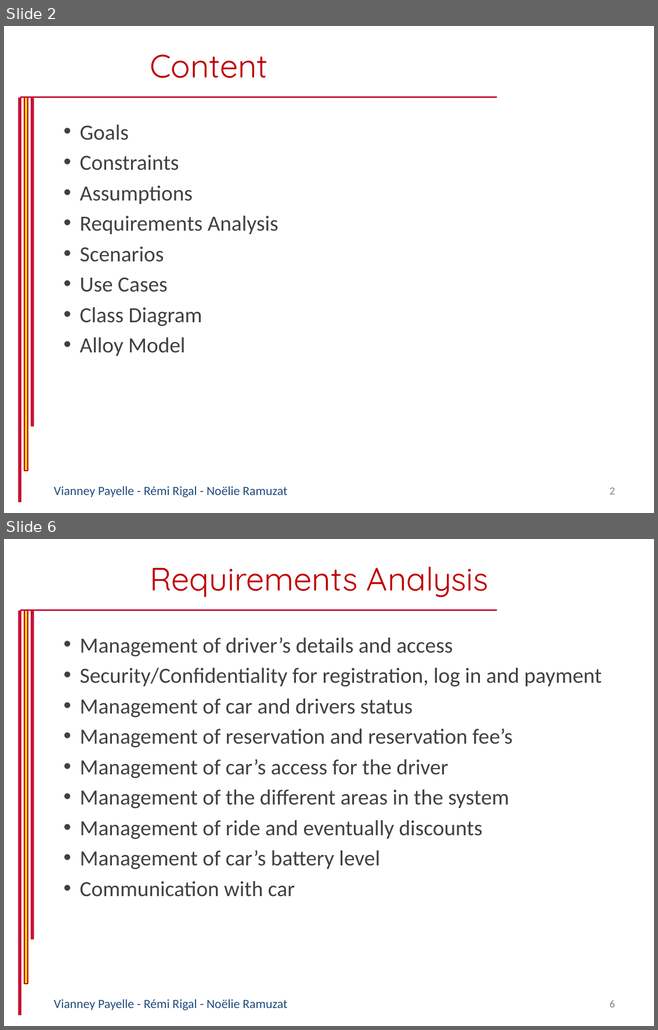
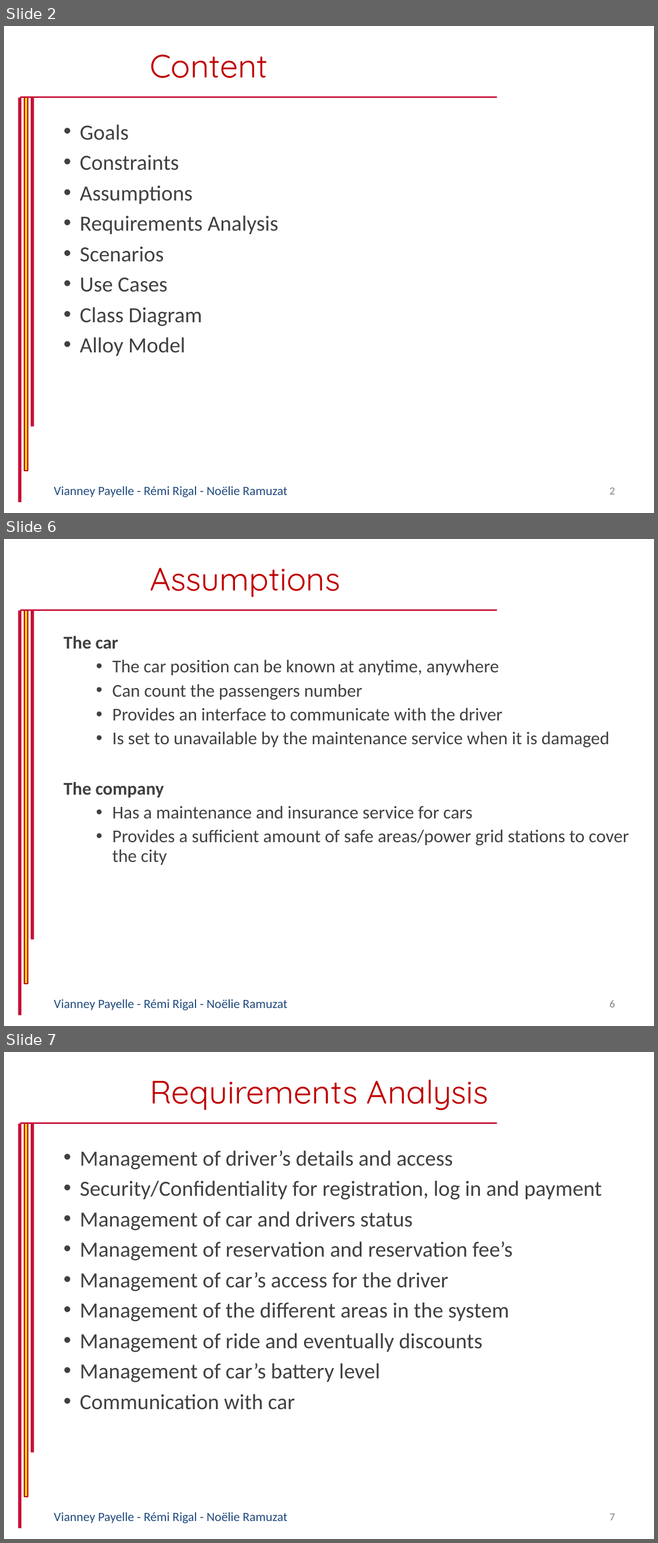
Before and after one commit to RemiRigal/Project-Software-Engineering-2, a slide deck: Presentations/Presentation PowerEnjoy - RASD.pptx. Shown one above the other, each under a label of ours: slides 2 and 6 before the commit, slides 2, 6 and 7 after it; the slides between them are not shown. The pictures are 658x1030 and 658x1543 pixels, drawn with LibreOffice and Linux fonts; fonts in the diff are those of the drawing; background and template pictures are left out. Boxes give left, top, right and bottom in pixels: in the first picture for what was removed or moved away, otherwise in the second. Text is boxed around its words. In the diff, an @@ line names an element or a change of style, - is before the commit and + after.

```diff
--- a/Presentations/Presentation PowerEnjoy - RASD.pptx
+++ b/Presentations/Presentation PowerEnjoy - RASD.pptx
@@ slide 6 added at [4, 539, 654, 1026], background #FFFFFF; not listed: 4 template elements that a slide beside it also shows @@
@@ text added at [150, 567, 340, 597], 36 pt, text #C00000 @@
+Assumptions
@@ subtitle added at [64, 636, 629, 865], 20 pt, text #404040 @@
+The car
+  • The car position can be known at anytime, anywhere
+  • Can count the passengers number
+  • Provides an interface to communicate with the driver
+  • Is set to unavailable by the maintenance service when it is damaged
+The company
+  • Has a maintenance and insurance service for cars
+  • Provides a sufficient amount of safe areas/power grid stations to cover the city
@@ text added at [54, 1000, 287, 1011], 14 pt, text #1F497D @@
+Vianney Payelle - Rémi Rigal - Noëlie Ramuzat
@@ page number added at [609, 1000, 614, 1008], 12 pt, text #808080 @@
+6
@@ what was slide 6 is now slide 7 @@
@@ page number at [609, 1514, 614, 1521]: text changed @@
-6
+7
```
Also in this commit, not shown: 3 slides changed, 1 other file.
